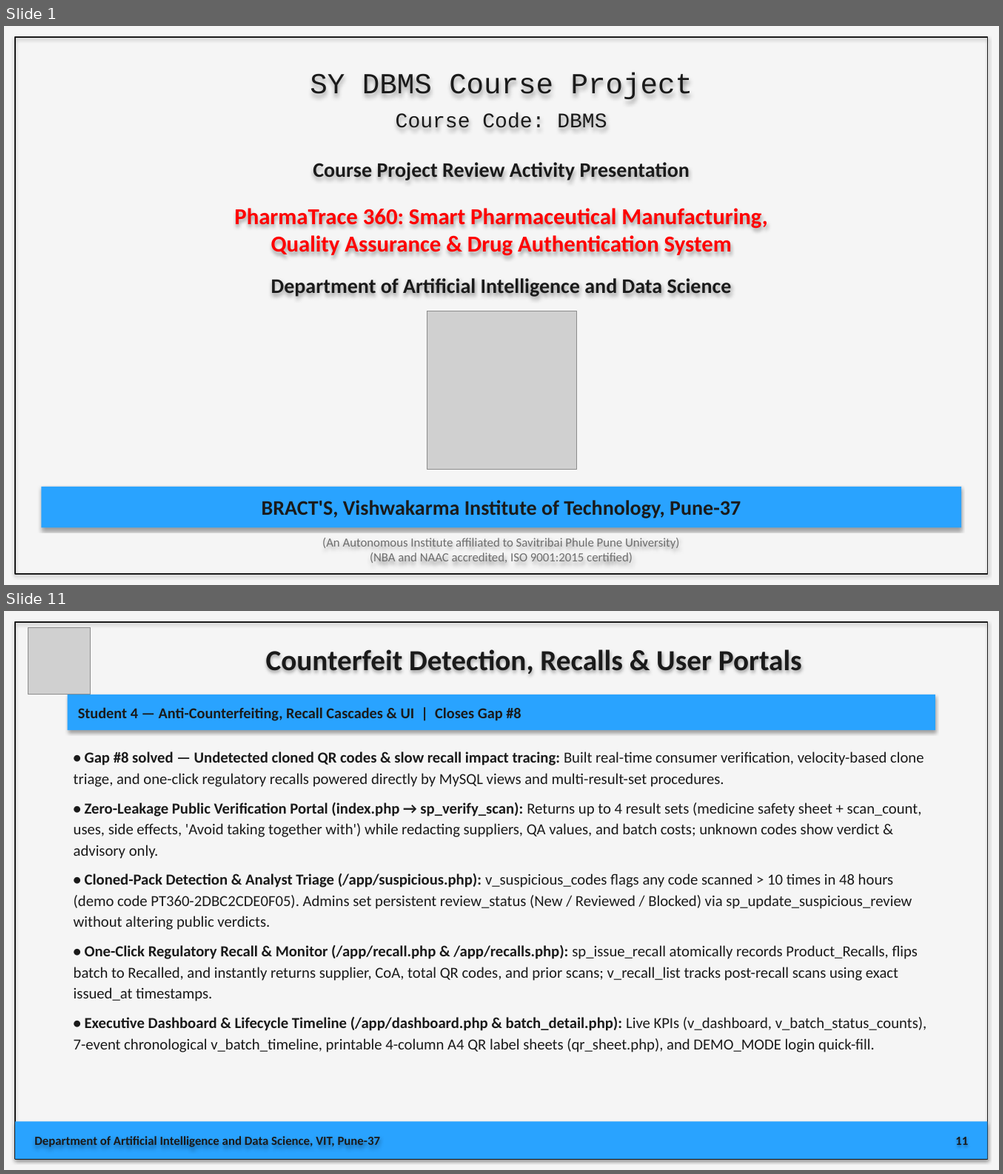
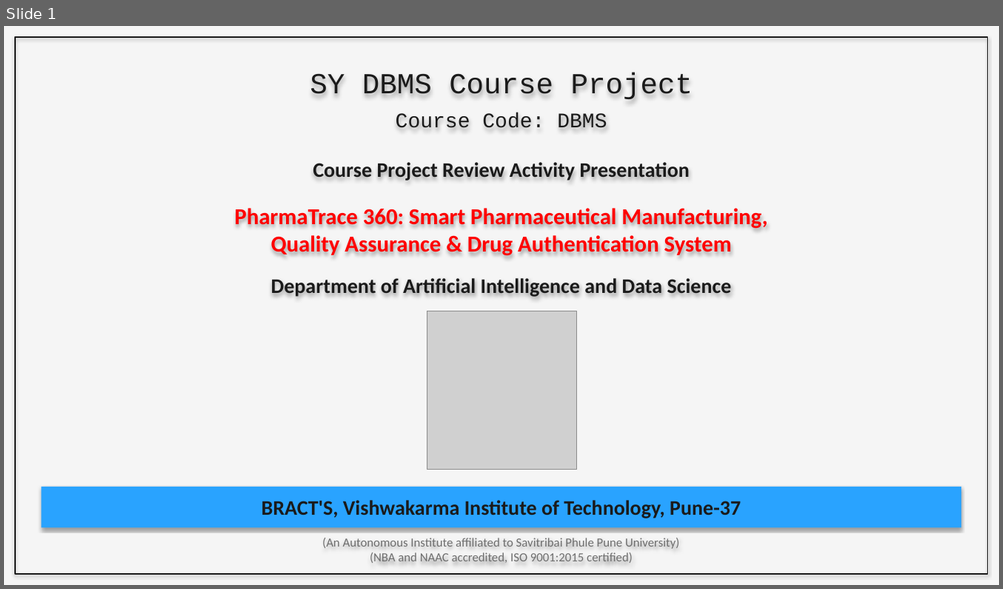
Before and after one commit to AdityaB411/PharmaTrace360, a slide deck: PharmaTrace360_Final_Presentation.pptx. Shown one above the other, each under a label of ours: slides 1 and 11 before the commit, slide 1 after it; the slides between them are not shown. The pictures are 1003x1174 and 1003x589 pixels, drawn with LibreOffice and Linux fonts; fonts in the diff are those of the drawing; grey boxes stand for pictures. Boxes give left, top, right and bottom in pixels: in the first picture for what was removed or moved away, otherwise in the second. Text is boxed around its words. In the diff, an @@ line names an element or a change of style, - is before the commit and + after.

```diff
--- a/PharmaTrace360_Final_Presentation.pptx
+++ b/PharmaTrace360_Final_Presentation.pptx
@@ slide 11 removed at [4,611,999,1170], background #F5F5F5 @@
@@ rectangle removed at [15,622,987,1159] @@
@@ picture removed at [28,627,91,695] @@
@@ text removed at [266,649,802,674] @@
-Counterfeit Detection, Recalls & User Portals
@@ rectangle removed at [68,695,935,730] @@
-Student 4 — Anti-Counterfeiting, Recall Cascades & UI | Closes Gap #8
@@ text removed at [74,752,926,1053] @@
-• Gap #8 solved — Undetected cloned QR codes & slow recall impact tracing: Built real-time consumer verification, velocity-based clone triage, and one-click regulatory recalls powered directly by MySQL views and multi-result-set procedures.
-• Zero-Leakage Public Verification Portal (index.php → sp_verify_scan): Returns up to 4 result sets (medicine safety sheet + scan_count, uses, side effects, 'Avoid taking together with') while redacting suppliers, QA values, and batch costs; unknown codes show verdict & advisory only.
-• Cloned-Pack Detection & Analyst Triage (/app/suspicious.php): v_suspicious_codes flags any code scanned > 10 times in 48 hours (demo code PT360-2DBC2CDE0F05). Admins set persistent review_status (New / Reviewed / Blocked) via sp_update_suspicious_review without altering public verdicts.
-• One-Click Regulatory Recall & Monitor (/app/recall.php & /app/recalls.php): sp_issue_recall atomically records Product_Recalls, flips batch to Recalled, and instantly returns supplier, CoA, total QR codes, and prior scans; v_recall_list tracks post-recall scans using exact issued_at timestamps.
-• Executive Dashboard & Lifecycle Timeline (/app/dashboard.php & batch_detail.php): Live KPIs (v_dashboard, v_batch_status_counts), 7-event chronological v_batch_timeline, printable 4-column A4 QR label sheets (qr_sheet.php), and DEMO_MODE login quick-fill.
@@ rectangle removed at [15,1122,987,1159] @@
@@ text removed at [34,1136,381,1147] @@
-Department of Artificial Intelligence and Data Science, VIT, Pune-37
@@ text removed at [955,1137,967,1145] @@
-11
```
Also in this commit, not shown: 13 slides changed, 2 other slides removed.
